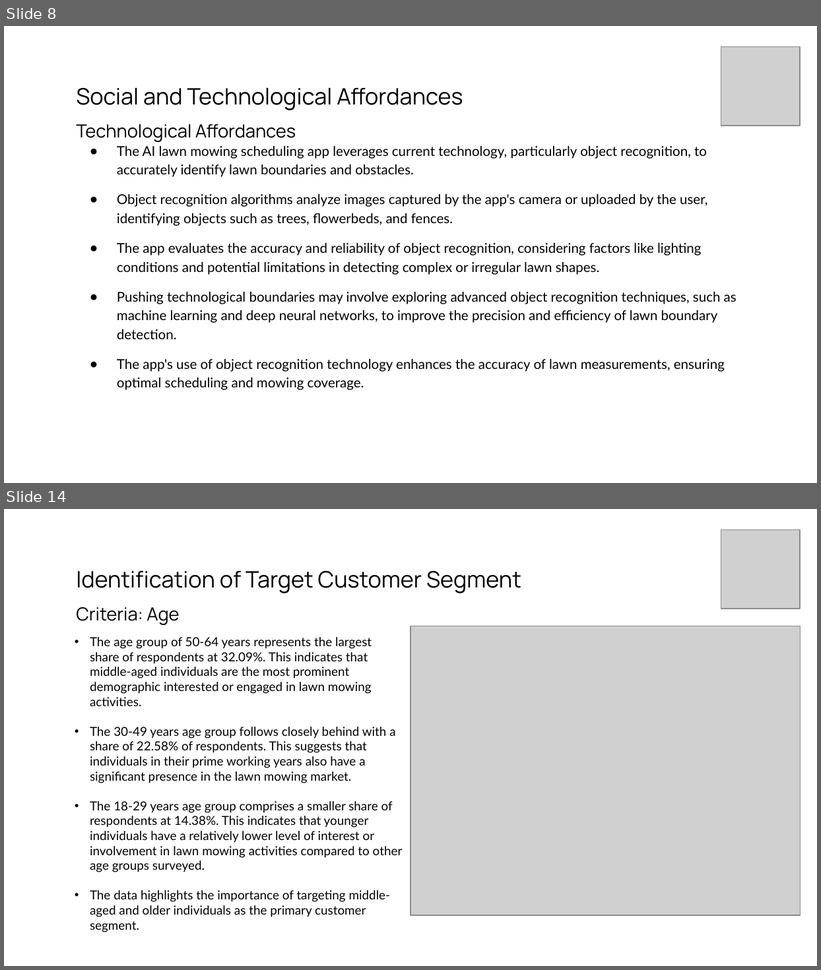
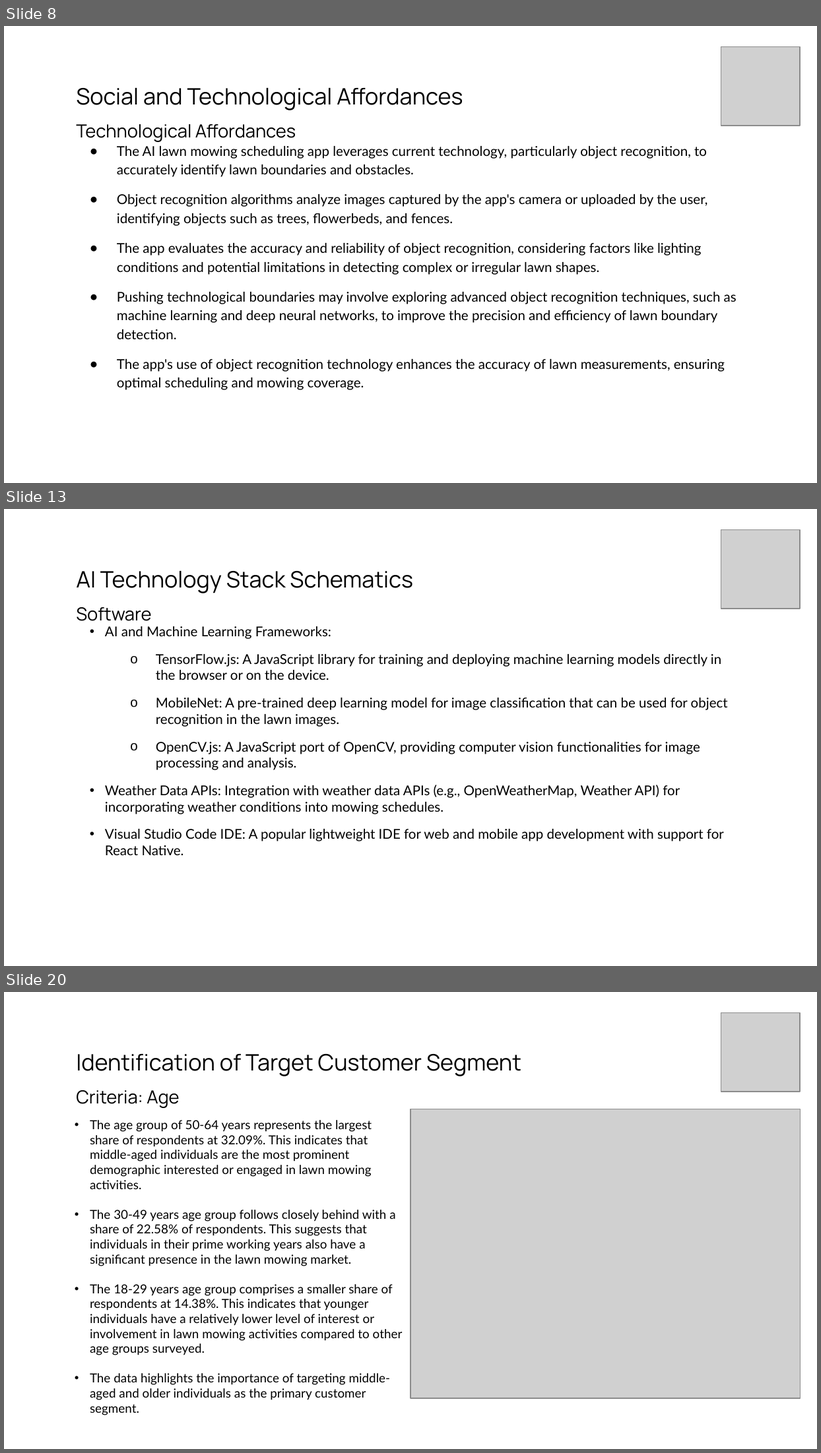
Before and after one commit to gasserahmed/VT-MIT, a slide deck: MGT5824-Tech-based Entrepreneurship/Assignments/Milestone #2 - Venture Solution Prototype & Social Affordances/gasser18-milestone2_prototype_and_social_affordances_slides.pptx. Shown one above the other, each under a label of ours: slides 8 and 14 before the commit, slides 8, 13 and 20 after it; the slides between them are not shown. The pictures are 821x970 and 821x1453 pixels, drawn with LibreOffice and Linux fonts; fonts in the diff are those of the drawing; grey boxes stand for pictures. Boxes give left, top, right and bottom in pixels: in the first picture for what was removed or moved away, otherwise in the second. Text is boxed around its words. In the diff, an @@ line names an element or a change of style, - is before the commit and + after.

```diff
--- a/MGT5824-Tech-based Entrepreneurship/Assignments/Milestone #2 - Venture Solution Prototype & Social Affordances/gasser18-milestone2_prototype_and_social_affordances_slides.pptx
+++ b/MGT5824-Tech-based Entrepreneurship/Assignments/Milestone #2 - Venture Solution Prototype & Social Affordances/gasser18-milestone2_prototype_and_social_affordances_slides.pptx
@@ slide 13 added at (4, 509, 817, 966), background #FFFFFF @@
@@ picture added at (721, 530, 800, 609) @@
@@ title added at (76, 571, 413, 621), 20 pt, text #000000 @@
+AI Technology Stack Schematics
+Software
@@ text added at (105, 626, 728, 855), 12 pt, text #000000 @@
+• AI and Machine Learning Frameworks:
+  o TensorFlow.js: A JavaScript library for training and deploying machine learning models directly in the browser or on the device.
+  o MobileNet: A pre-trained deep learning model for image classification that can be used for object recognition in the lawn images.
+  o OpenCV.js: A JavaScript port of OpenCV, providing computer vision functionalities for image processing and analysis.
+• Weather Data APIs: Integration with weather data APIs (e.g., OpenWeatherMap, Weather API) for incorporating weather conditions into mowing schedules.
+• Visual Studio Code IDE: A popular lightweight IDE for web and mobile app development with support for React Native.
@@ what was slide 14 is now slide 20 @@
```
Also in this commit, not shown: 4 slides changed, 5 other slides added.
